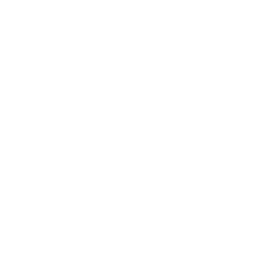
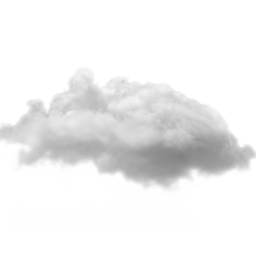
Layer changes from the first (256, 256) image to the second:
added layer "rain-clouds-png-27" above "187_hamburg" over (0, 66, 256, 196)
